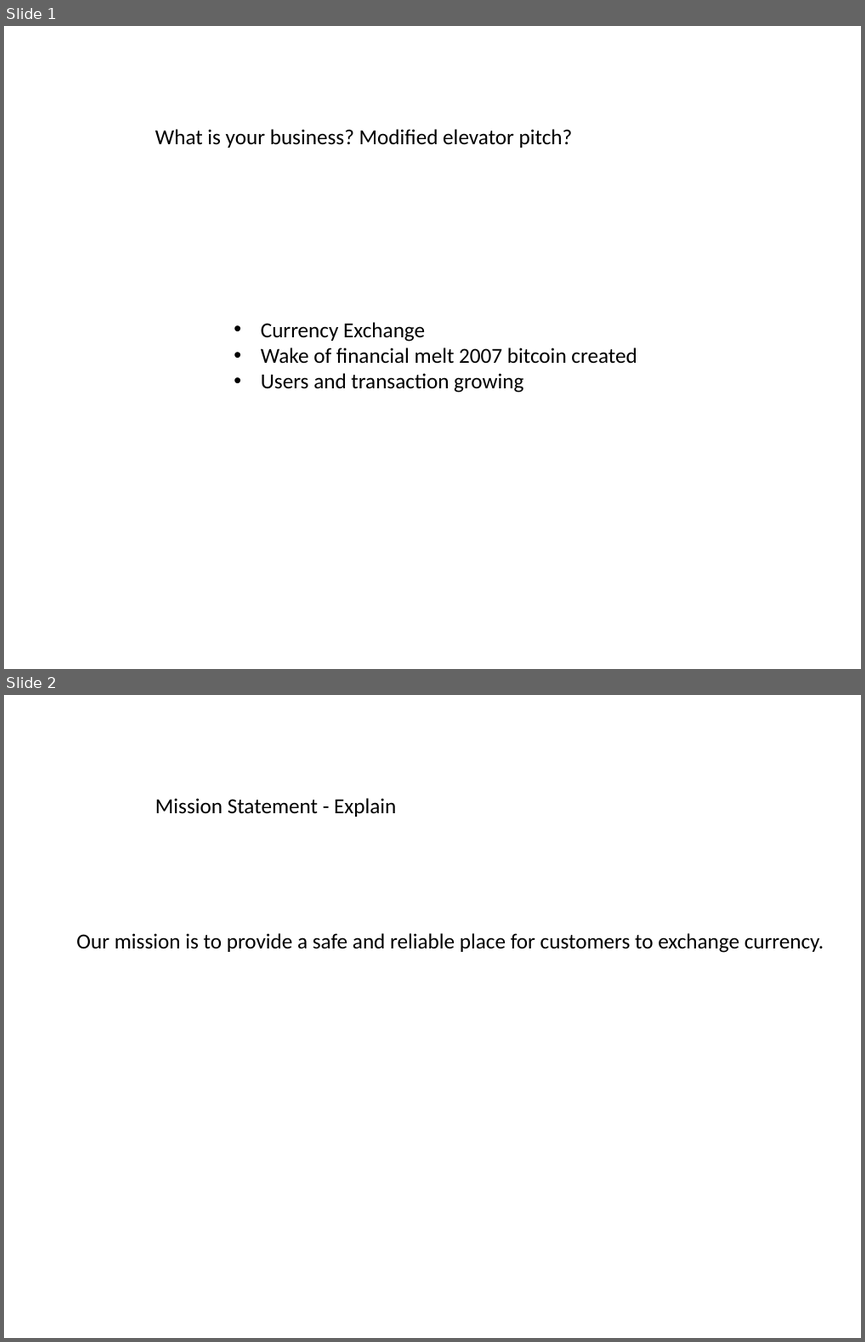
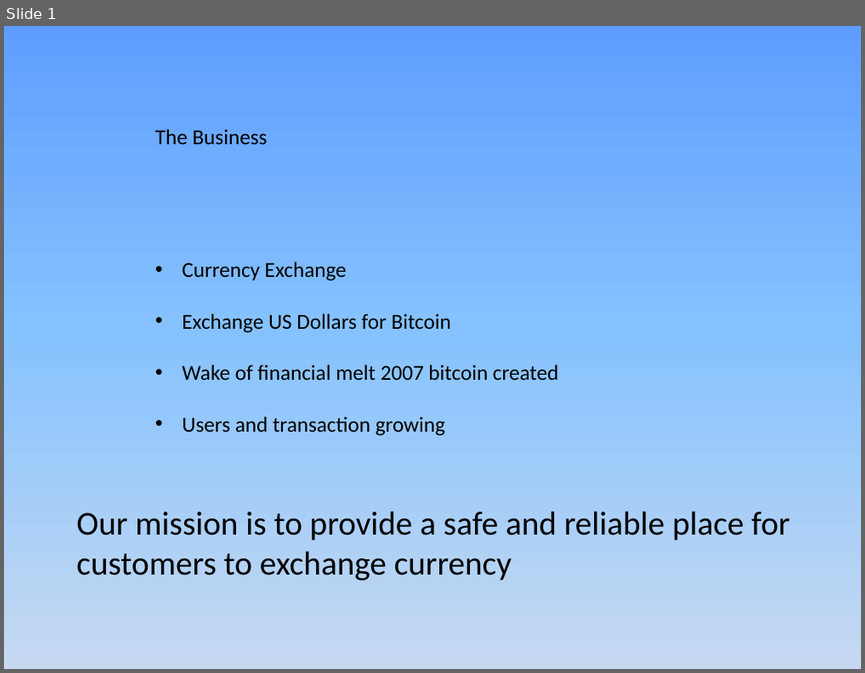
Before and after one commit to JamesLeB/Business, a slide deck: TODO/2-Monday/Presentation1.pptx. Shown one above the other, each under a label of ours: slides 1 and 2 before the commit, slide 1 after it. The pictures are 865x1342 and 865x673 pixels, drawn with LibreOffice and Linux fonts; fonts in the diff are those of the drawing. Boxes give left, top, right and bottom in pixels: in the first picture for what was removed or moved away, otherwise in the second. Text is boxed around its words. In the diff, an @@ line names an element or a change of style, - is before the commit and + after.

```diff
--- a/TODO/2-Monday/Presentation1.pptx
+++ b/TODO/2-Monday/Presentation1.pptx
@@ slide 2 removed at box(4, 695, 861, 1338), background #FFFFFF @@
@@ text removed at box(155, 798, 396, 817) @@
-Mission Statement - Explain
@@ text removed at box(76, 933, 824, 953) @@
-Our mission is to provide a safe and reliable place for customers to exchange currency.
@@ slide 1 changed as well @@
@@ background #FFFFFF to gradient #5E9EFF to #85C2FF to #C6D9F1 @@
@@ text at box(155, 129, 268, 145): text changed @@
-What is your business? Modified elevator pitch?
+The Business
@@ text "Currency Exchange": place and size @@
-text "Currency Exchange" at box(261, 322, 636, 392)
+text "Currency Exchange" at box(182, 261, 558, 436)
@@ text at box(182, 261, 558, 436): line spacing 1 to 2 @@
@@ text at box(182, 313, 451, 333): paragraph added @@
+• Exchange US Dollars for Bitcoin
@@ text added at box(76, 510, 789, 580), 28 pt, text #000000 @@
+Our mission is to provide a safe and reliable place for customers to exchange currency
```
Also in this commit, not shown: 12 other slides changed, 2 slides added, 1 other slide removed, 1 other file.
